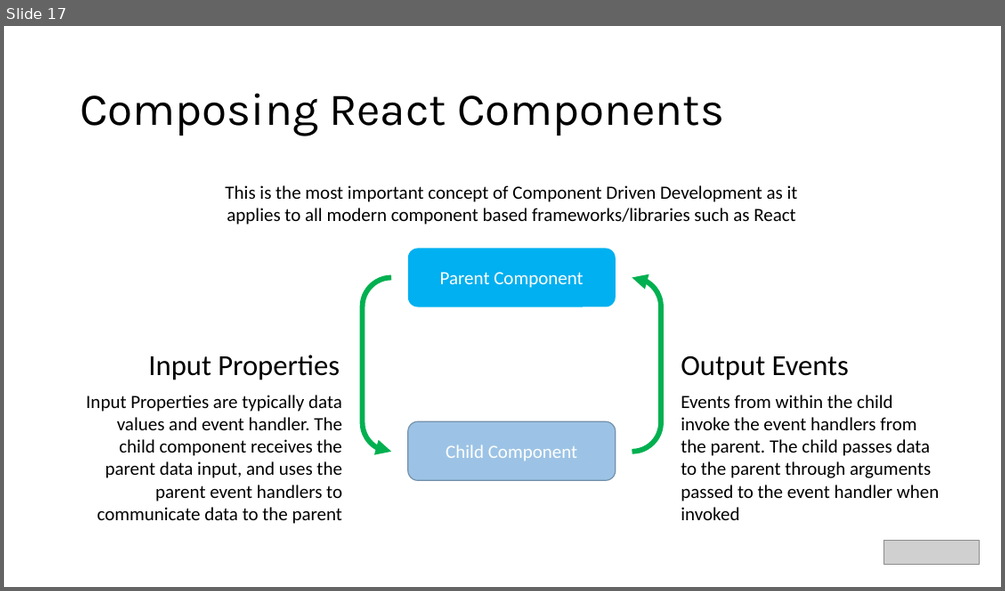
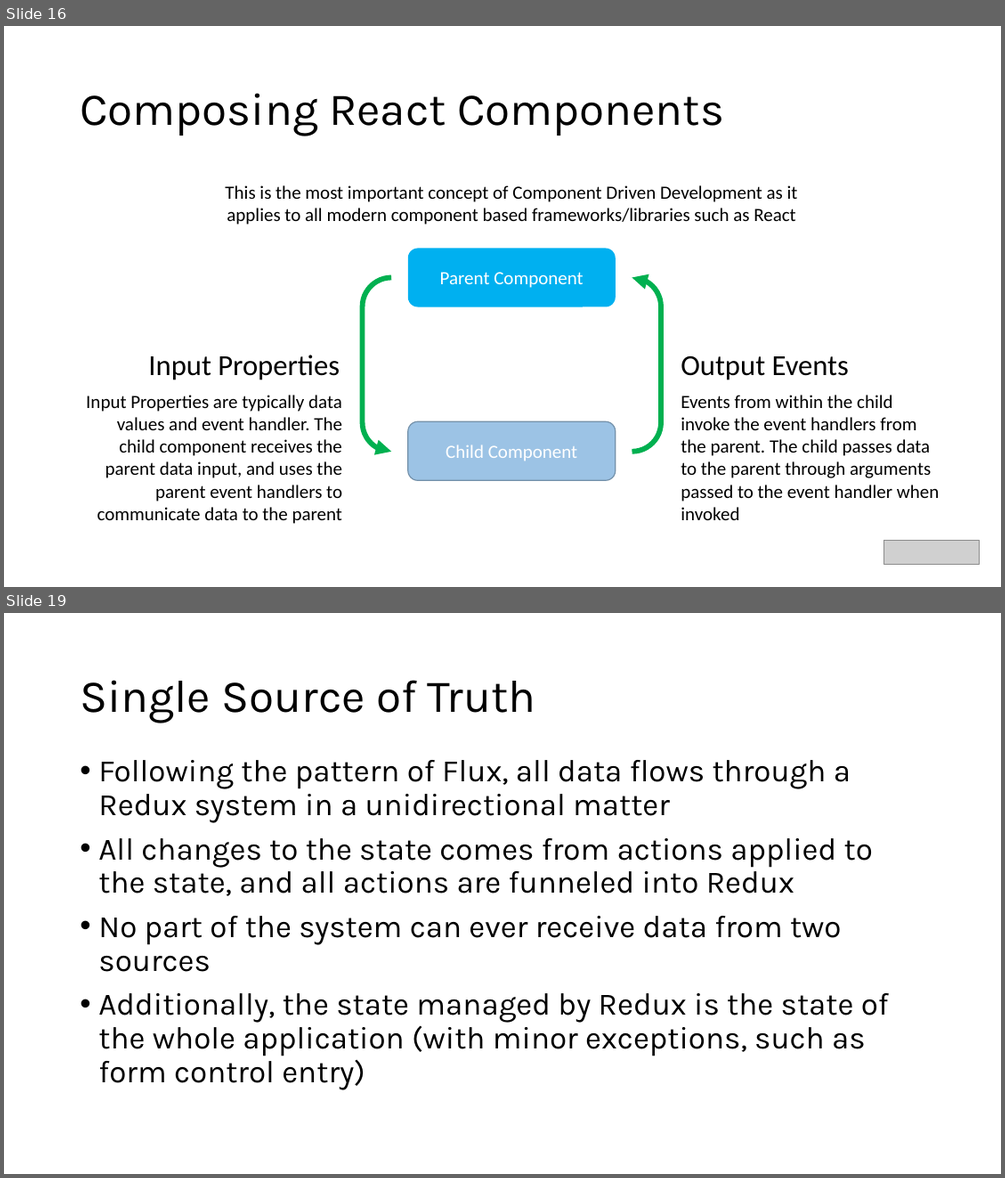
Before and after one commit to warpyu/TechnicalCommunityContent, a slide deck: Web Frameworks/React/Session 1 - Introduction and Slides/Introduction to React.pptx. Shown one above the other, each under a label of ours: slide 17 before the commit, slides 16 and 19 after it; the slides between them are not shown. The pictures are 1005x591 and 1005x1178 pixels, drawn with LibreOffice and Linux fonts; fonts in the diff are those of the drawing; grey boxes stand for pictures. Boxes give left, top, right and bottom in pixels: in the first picture for what was removed or moved away, otherwise in the second. Text is boxed around its words. In the diff, an @@ line names an element or a change of style, - is before the commit and + after.

```diff
--- a/Web Frameworks/React/Session 1 - Introduction and Slides/Introduction to React.pptx
+++ b/Web Frameworks/React/Session 1 - Introduction and Slides/Introduction to React.pptx
@@ slide 19 added at (4,613,1001,1174), background #FFFFFF @@
@@ title added at (80,680,536,722), 44 pt, text #000000 @@
+Single Source of Truth
@@ text added at (98,760,889,1090), 30 pt, text #000000 @@
+• Following the pattern of Flux, all data flows through a Redux system in a unidirectional matter
+• All changes to the state comes from actions applied to the state, and all actions are funneled into Redux
+• No part of the system can ever receive data from two sources
+• Additionally, the state managed by Redux is the state of the whole application (with minor exceptions, such as form control entry)
@@ what was slide 17 is now slide 16 @@
```
Also in this commit, not shown: 2 slides changed, 15 other slides added, 2 slides removed.
